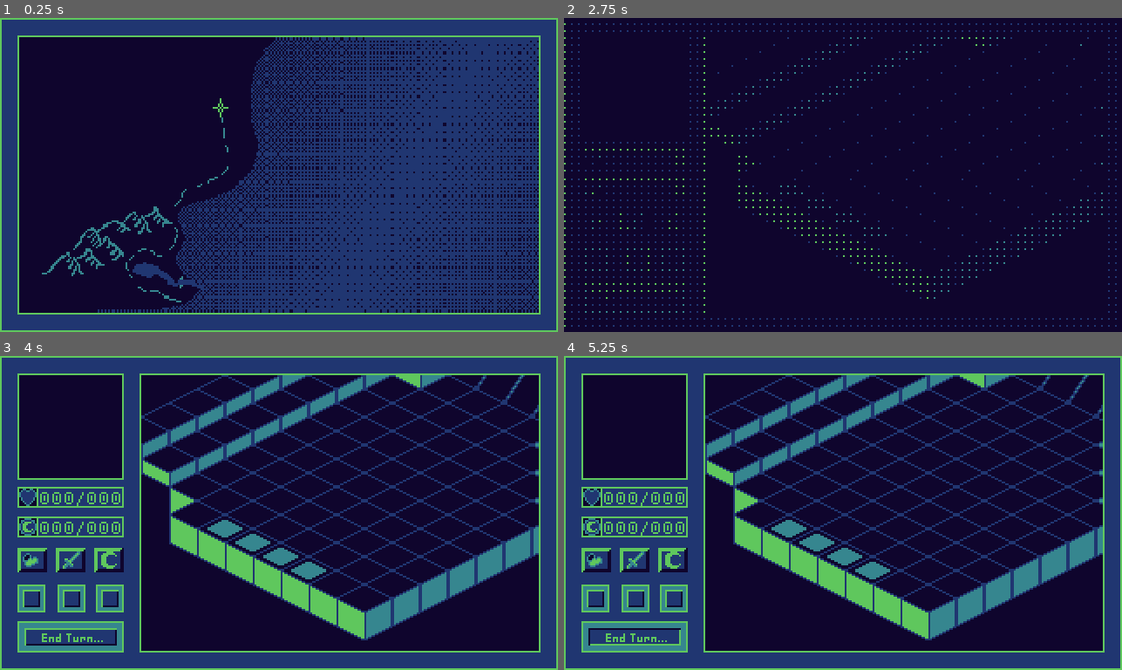
Above: before the commit, frames 1-4 (two rows, left to right).
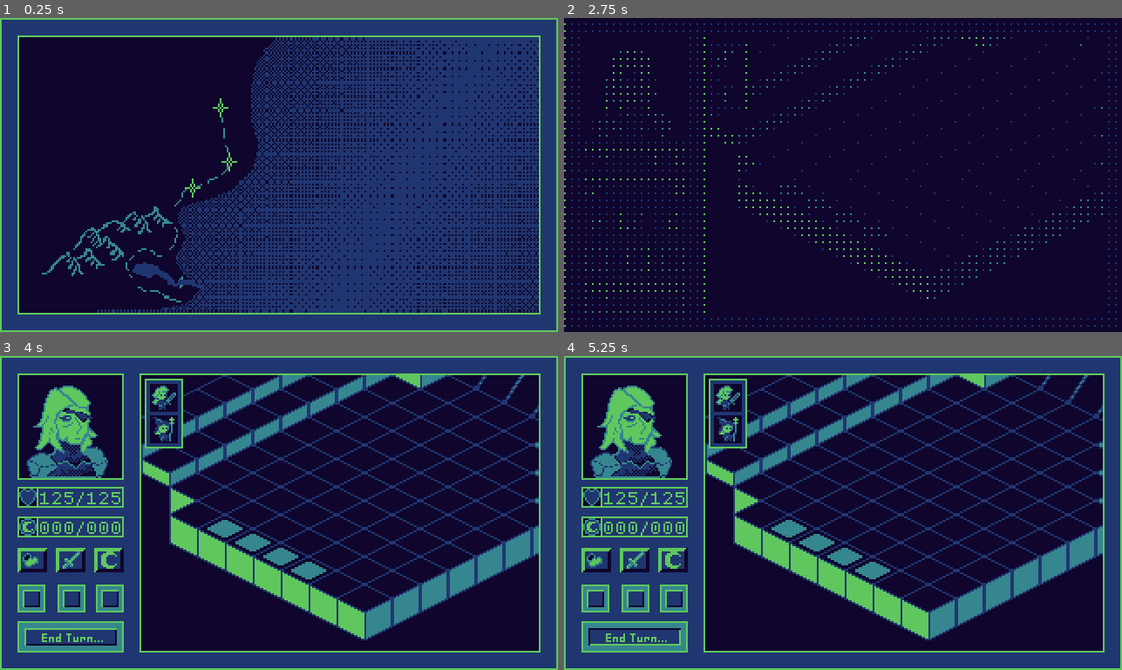
Above: after the commit, the same moments.

Repository: NoahLPoteat/CapstoneProject
Game: Godot game, scene res://src/gameplay/prototypes/game_prototype.tscn
Same seed, same stepped clock (60 frames per second), same inputs: the game is played once before the commit and once after it.
Inputs (mouse positions are in pixels of both pictures, inside the frame that each line leads up to):
- Up to frame 1 (0.25 s): no input
- Up to frame 2 (2.75 s): tap Enter at 0.5 s; move the mouse to (787, 105) at 0.52 s; click (787, 105) at 0.67 s; move the mouse to (731, 190) at 1.27 s; click (731, 190) at 1.42 s; tap Space (debug_turn_skip) at 2 s; move the mouse to (898, 105) at 2.02 s; click (898, 105) at 2.17 s
- Up to frame 3 (4 s): move the mouse to (33, 560) at 2.77 s; click (33, 560) at 2.92 s; tap Enter at 3.5 s; move the mouse to (72, 560) at 3.52 s; click (72, 560) at 3.67 s
- Up to frame 4 (5.25 s): tap Space (debug_turn_skip) at 4.25 s; move the mouse to (675, 560) at 4.27 s; click (675, 560) at 4.42 s; tap Enter at 5 s; move the mouse to (636, 635) at 5.02 s; click (636, 635) at 5.17 s

The runs differ from the first frame. In frame 1, less than 0.1% of the frame differs, in the area x 33-43%, y 42-58%; in frame 2, 0.2%; in frame 3, 3.8%, in the area x 4-33%, y 7-48%; in frame 4, 3.8%.
Error before the commit: Invalid access to property or key 'is_ally' on a base object of type 'Nil'. (res://src/gameplay/prototypes/battle_screen_controller.gd:340)
Error after the commit: Invalid access to property or key 'is_ally' on a base object of type 'Nil'. (res://src/gameplay/prototypes/battle_screen_controller.gd:345)

Commit message:
Placement Phase Done

Diff:
--- a/Project/src/gameplay/battle_maps/test_map2.tscn
+++ b/Project/src/gameplay/battle_maps/test_map2.tscn
@@ -113,6 +113,7 @@
 
 [node name="Map" type="Node2D"]
 script = ExtResource("1_byc5w")
+placeable_tiles = Array[Vector2i]([Vector2i(7, 6), Vector2i(8, 6), Vector2i(9, 6), Vector2i(10, 6), Vector2i(8, 7), Vector2i(9, 7), Vector2i(8, 5), Vector2i(10, 5), Vector2i(11, 5)])
 
 [node name="MainTile" type="TileMapLayer" parent="."]
 y_sort_enabled = true
--- a/Project/src/gameplay/prototypes/battle_gui.gd
+++ b/Project/src/gameplay/prototypes/battle_gui.gd
@@ -9,12 +9,20 @@
 
 @onready var placement_container: VBoxContainer = $PlacementCont
 
+@export var solo_cont: PackedScene
+@export var start_cont: PackedScene
+@export var mid_cont: PackedScene
+@export var end_cont: PackedScene
+
 var placeables: Array = []
 
 func update_gui(new_char: UnitBase, battle_phase: BattleScreen.BATTLE_PHASES, turn_state: BattleScreen.TURN_STATES):
 	portrait_gui.texture = new_char.portrait_texture
 	movement_left_display.update(new_char.movement_left)
 	health_label.text = str(new_char.health) + "/" + str(new_char.max_health)
+	if battle_phase == BattleScreen.BATTLE_PHASES.PLACEMENT:
+		return
+
 	active_button.update(turn_state)
 
 	if new_char.ability_use_left <= 0:
@@ -30,6 +38,7 @@
 ## then loop through every ally char until we reach the last one
 ##for the first we place a tile for the start of the chain into the container
 func update_placement():
+	print(placeables)
 	attack_indicator.visible = false
 
 	for child in placement_container.get_children():
@@ -37,17 +46,47 @@
 
 	if placeables == []:
 		placement_done.emit()
+		return
+
+	var t: TextureRect
+	var sprite_box: Sprite2D
+	var unit : UnitBase
+
+	#if len(placeables) == 1:
+		#print("In here")
+		#t = solo_cont.instantiate()
+		#sprite_box = t.get_child(0)
+		#unit = placeables[0]
+		#sprite_box.frame_coords = unit.sprite_node.frame_coords
+		#placement_container.add_child(t)
+		#
+		#update_gui(unit, BattleScreen.BATTLE_PHASES.PLACEMENT, BattleScreen.TURN_STATES.MOVING)
+		#return
 
 	if len(placeables) == 1:
-		##place the solo tile, into place_cont
-		return
+		t = solo_cont.instantiate()
+	else:
+		t = start_cont.instantiate()
 
-	##place the start tile, into place_cont with placeables[0]
+	sprite_box = t.get_child(0)
+	unit = placeables[0]
+	sprite_box.frame_coords = unit.sprite_node.frame_coords
+	placement_container.add_child(t)
+	update_gui(unit, BattleScreen.BATTLE_PHASES.PLACEMENT, BattleScreen.TURN_STATES.MOVING)
 
 	for i in range(1, len(placeables) - 1):
 		##place the middle tile, into placeable with all placeable[i]
-		pass
+		t = start_cont.instantiate()
+		sprite_box = t.get_child(0)
+		unit = placeables[i]
+		sprite_box.frame_coords = unit.sprite_node.frame_coords
+		placement_container.add_child(t)
 
+	t = end_cont.instantiate()
+	sprite_box = t.get_child(0)
+	unit = placeables[len(placeables) - 1]
+	sprite_box.frame_coords = unit.sprite_node.frame_coords
+	placement_container.add_child(t)
 	##place the end tile into place_cont with placeables[len(placeables) - 1]
 
 func set_placeables(to: Array):
--- a/Project/src/gameplay/prototypes/battle_map_controller.gd
+++ b/Project/src/gameplay/prototypes/battle_map_controller.gd
@@ -114,8 +114,18 @@
 ##	There isnt a unit already there
 ##	The tile exists
 ##	Return True if placed, false if not placed
-func attempt_place_unit():
+func attempt_place_unit(unit: UnitBase, to_iso: Vector2i):
 	var valid_tiles: Array = battle_map.placeable_tiles
+
+	if to_iso not in valid_tiles:
+		return false
+
+	attempt_move_unit(Vector2(0,0), unit, to_iso, true, true)
+
+	if unit.map_position == to_iso:
+		return true
+
+	return false
 
 enum atlas_enum {
 	DEF,
--- a/Project/src/gameplay/prototypes/battle_screen_controller.gd
+++ b/Project/src/gameplay/prototypes/battle_screen_controller.gd
@@ -322,7 +322,12 @@
 			if current_battle_state == BATTLE_PHASES.PLACEMENT:
 				if event is InputEventMouseButton:
 					#attempt place_unit
-					pass
+					var unit: UnitBase = overlay_node.placeables[0]
+					var to_pos_iso: Vector2i = battle_map_controller.iso_from_global(pos)
+
+					if event.button_index == MOUSE_BUTTON_LEFT and event.pressed:
+						if battle_map_controller.attempt_place_unit(unit, to_pos_iso):
+							overlay_node.placeables.remove_at(0)
 
 				if event is InputEventMouseMotion:
 					battle_map_controller.hovering_tile(pos)
@@ -394,7 +399,8 @@
 		print("Attempting unit starting move debug, and turn order setup")
 		unit.turn_order_pos = i
 
-		battle_map_controller.attempt_move_unit(Vector2.ZERO, unit, unit.starting_pos, true, true)
+		if not unit.is_ally:
+			battle_map_controller.attempt_move_unit(Vector2.ZERO, unit, unit.starting_pos, true, true)
 		#connect each units on_death signal to a function for killing them
 		unit.unit_died.connect(unit_death.bind(unit))
 		i += 1
@@ -473,5 +479,6 @@
 	battle_active = true
 
 func _on_placement_done():
+	print("Placement phase over, bsc.gd")
 	init_turn_order()
 	next_turn(true)
--- a/Project/src/gameplay/prototypes/game_prototype.tscn
+++ b/Project/src/gameplay/prototypes/game_prototype.tscn
@@ -7,13 +7,17 @@
 [ext_resource type="Script" uid="uid://b67ca813sx6pc" path="res://src/gameplay/prototypes/world_map_controller.gd" id="3_qwj7d"]
 [ext_resource type="Texture2D" uid="uid://b53aq5ur204uh" path="res://assets/art/ui/world_map_gui/WorldMap_proto_frame.png" id="4_r4dsk"]
 [ext_resource type="Script" uid="uid://bhu0m2jj72ojx" path="res://src/gameplay/prototypes/battle_gui.gd" id="4_r80b6"]
+[ext_resource type="PackedScene" uid="uid://beyr2ejxm1bse" path="res://src/gameplay/prototypes/placement_phase/placement_solo.tscn" id="5_ckvyo"]
 [ext_resource type="Texture2D" uid="uid://clwnq2p75x744" path="res://assets/art/ui/battle_map_gui/GUI Design Prototype BG.png" id="5_ooegf"]
 [ext_resource type="Script" uid="uid://0etskjq4ec44" path="res://src/gameplay/prototypes/map_node_controller.gd" id="5_qwj7d"]
 [ext_resource type="LabelSettings" uid="uid://ccfs6ugu3pcqr" path="res://assets/fonts&labels/PixelLabelSettings.tres" id="6_dmcc4"]
 [ext_resource type="Texture2D" uid="uid://d1c1e2djcx32u" path="res://assets/art/ui/battle_map_gui/attackIndicatorAnim.png" id="6_h14kp"]
+[ext_resource type="PackedScene" uid="uid://dldac0uastitt" path="res://src/gameplay/prototypes/placement_phase/placement_start.tscn" id="6_vh825"]
+[ext_resource type="PackedScene" uid="uid://b60srafrpvp6p" path="res://src/gameplay/prototypes/placement_phase/placement_mid.tscn" id="7_3moma"]
 [ext_resource type="Script" uid="uid://djgiplfhdvyh3" path="res://src/gameplay/prototypes/movement_left_dis.gd" id="7_dmcc4"]
 [ext_resource type="Script" uid="uid://csyh78wqgu78n" path="res://src/gameplay/prototypes/active_unit_button_ctr.gd" id="7_yrn74"]
 [ext_resource type="Texture2D" uid="uid://l17dyuel7t7v" path="res://assets/art/ui/battle_map_gui/GUIMovementSelectNodeDown.png" id="8_00fvs"]
+[ext_resource type="PackedScene" uid="uid://6wwwv5a33qky" path="res://src/gameplay/prototypes/placement_phase/placement_end.tscn" id="8_d71po"]
 [ext_resource type="Texture2D" uid="uid://cvjvfn3xo0jbn" path="res://assets/art/ui/battle_map_gui/GUIMovementLeftNodeDown.png" id="9_igv4w"]
 [ext_resource type="Texture2D" uid="uid://rtw8wietsedn" path="res://assets/art/ui/battle_map_gui/GUIMovementSelectNodeUp.png" id="9_p7w2p"]
 [ext_resource type="Shader" uid="uid://bvp114koaqxce" path="res://shaders/dither_trans.gdshader" id="10_3ykrj"]
@@ -222,6 +226,10 @@
 grow_vertical = 2
 mouse_filter = 1
 script = ExtResource("4_r80b6")
+solo_cont = ExtResource("5_ckvyo")
+start_cont = ExtResource("6_vh825")
+mid_cont = ExtResource("7_3moma")
+end_cont = ExtResource("8_d71po")
 
 [node name="BattleOverlayBG" type="TextureRect" parent="Game/BattleScreenController/BattleGUI"]
 layout_mode = 1
@@ -472,6 +480,7 @@
 [node name="MapNodeController" type="Node2D" parent="Game/WorldMapController" node_paths=PackedStringArray("starting_map")]
 script = ExtResource("5_qwj7d")
 starting_map = NodePath("TestMapNode")
+debug_unlock = true
 
 [node name="TestMapNode" parent="Game/WorldMapController/MapNodeController" node_paths=PackedStringArray("post_maps") instance=ExtResource("25_kc0fq")]
 position = Vector2(127, 51)
--- a/Project/src/gameplay/prototypes/map_node_controller.gd
+++ b/Project/src/gameplay/prototypes/map_node_controller.gd
@@ -2,12 +2,16 @@
 signal node_clicked(battle_map: PackedScene, calling_node: MapNode)
 
 @export var starting_map: MapNode
+@export var debug_unlock: bool = false
 var map_nodes: Array[MapNode] = []
 
 var map_node_from_b_map: Dictionary = {}
 
 func _ready():
 	link_map_nodes()
+	if debug_unlock:
+		for map in map_nodes:
+			unlock_maps(map)
 	#unlock_maps(starting_map)
 
 #Loops through each child map node, and links them to the signal.
--- /dev/null
+++ b/Project/src/gameplay/prototypes/placement_phase/placement_end.tscn
@@ -0,0 +1,21 @@
+[gd_scene load_steps=3 format=3 uid="uid://6wwwv5a33qky"]
+
+[ext_resource type="Texture2D" uid="uid://cv2t3dub0lqjx" path="res://assets/art/ui/battle_map_gui/GUIPlacementEnd.png" id="1_3e2o0"]
+[ext_resource type="Texture2D" uid="uid://c3t8f5k3ggg8w" path="res://assets/art/characters/CharacterDesignAtl.png" id="2_3wlit"]
+
+[node name="Control" type="TextureRect"]
+anchors_preset = 15
+anchor_right = 1.0
+anchor_bottom = 1.0
+offset_right = -298.0
+offset_bottom = -160.0
+grow_horizontal = 2
+grow_vertical = 2
+texture = ExtResource("1_3e2o0")
+stretch_mode = 2
+
+[node name="TextureRect" type="Sprite2D" parent="."]
+position = Vector2(11, 9)
+texture = ExtResource("2_3wlit")
+hframes = 8
+vframes = 8
--- /dev/null
+++ b/Project/src/gameplay/prototypes/placement_phase/placement_mid.tscn
@@ -0,0 +1,21 @@
+[gd_scene load_steps=3 format=3 uid="uid://b60srafrpvp6p"]
+
+[ext_resource type="Texture2D" uid="uid://cf8n4yx63gah3" path="res://assets/art/ui/battle_map_gui/GUIPlacementMid.png" id="1_jhht7"]
+[ext_resource type="Texture2D" uid="uid://c3t8f5k3ggg8w" path="res://assets/art/characters/CharacterDesignAtl.png" id="2_k4r4a"]
+
+[node name="Control" type="TextureRect"]
+anchors_preset = 15
+anchor_right = 1.0
+anchor_bottom = 1.0
+offset_right = -298.0
+offset_bottom = -162.0
+grow_horizontal = 2
+grow_vertical = 2
+texture = ExtResource("1_jhht7")
+stretch_mode = 2
+
+[node name="TextureRect" type="Sprite2D" parent="."]
+position = Vector2(11, 9)
+texture = ExtResource("2_k4r4a")
+hframes = 8
+vframes = 8
--- /dev/null
+++ b/Project/src/gameplay/prototypes/placement_phase/placement_solo.tscn
@@ -0,0 +1,21 @@
+[gd_scene load_steps=3 format=3 uid="uid://beyr2ejxm1bse"]
+
+[ext_resource type="Texture2D" uid="uid://djlkeimaxawkt" path="res://assets/art/ui/battle_map_gui/GUIPlacementSolo.png" id="1_7votr"]
+[ext_resource type="Texture2D" uid="uid://c3t8f5k3ggg8w" path="res://assets/art/characters/CharacterDesignAtl.png" id="2_tk6d5"]
+
+[node name="Control" type="TextureRect"]
+anchors_preset = 15
+anchor_right = 1.0
+anchor_bottom = 1.0
+offset_right = -298.0
+offset_bottom = -158.0
+grow_horizontal = 2
+grow_vertical = 2
+texture = ExtResource("1_7votr")
+stretch_mode = 2
+
+[node name="TextureRect" type="Sprite2D" parent="."]
+position = Vector2(11, 11)
+texture = ExtResource("2_tk6d5")
+hframes = 8
+vframes = 8
--- /dev/null
+++ b/Project/src/gameplay/prototypes/placement_phase/placement_start.tscn
@@ -0,0 +1,21 @@
+[gd_scene load_steps=3 format=3 uid="uid://dldac0uastitt"]
+
+[ext_resource type="Texture2D" uid="uid://wxj7yyou6c4d" path="res://assets/art/ui/battle_map_gui/GUIPlacementStart.png" id="1_0tehw"]
+[ext_resource type="Texture2D" uid="uid://c3t8f5k3ggg8w" path="res://assets/art/characters/CharacterDesignAtl.png" id="2_n5220"]
+
+[node name="Control" type="TextureRect"]
+anchors_preset = 15
+anchor_right = 1.0
+anchor_bottom = 1.0
+offset_right = -298.0
+offset_bottom = -160.0
+grow_horizontal = 2
+grow_vertical = 2
+texture = ExtResource("1_0tehw")
+stretch_mode = 2
+
+[node name="TextureRect" type="Sprite2D" parent="."]
+position = Vector2(11, 11)
+texture = ExtResource("2_n5220")
+hframes = 8
+vframes = 8
Binary file added: Project/assets/art/ui/battle_map_gui/GUIPlacementEnd.png
Not shown, added: Project/assets/art/ui/battle_map_gui/GUIPlacementEnd.png.import
Binary file added: Project/assets/art/ui/battle_map_gui/GUIPlacementMid.png
Not shown, added: Project/assets/art/ui/battle_map_gui/GUIPlacementMid.png.import
Binary file added: Project/assets/art/ui/battle_map_gui/GUIPlacementSolo.png
Not shown, added: Project/assets/art/ui/battle_map_gui/GUIPlacementSolo.png.import
Binary file added: Project/assets/art/ui/battle_map_gui/GUIPlacementStart.png
Not shown, added: Project/assets/art/ui/battle_map_gui/GUIPlacementStart.png.import
Not shown: 1 places in Project/src/gameplay/prototypes/game_prototype.tscn that only renumber resources
Not shown, changed: CapstoneObsidian/DevNotes/Placement Phase.md
Not shown, changed: CapstoneObsidian/To-do Kanban.md
Not shown, added: Extended Tactics Rpg/.obsidian/app.json
(and 5 more such lines)
